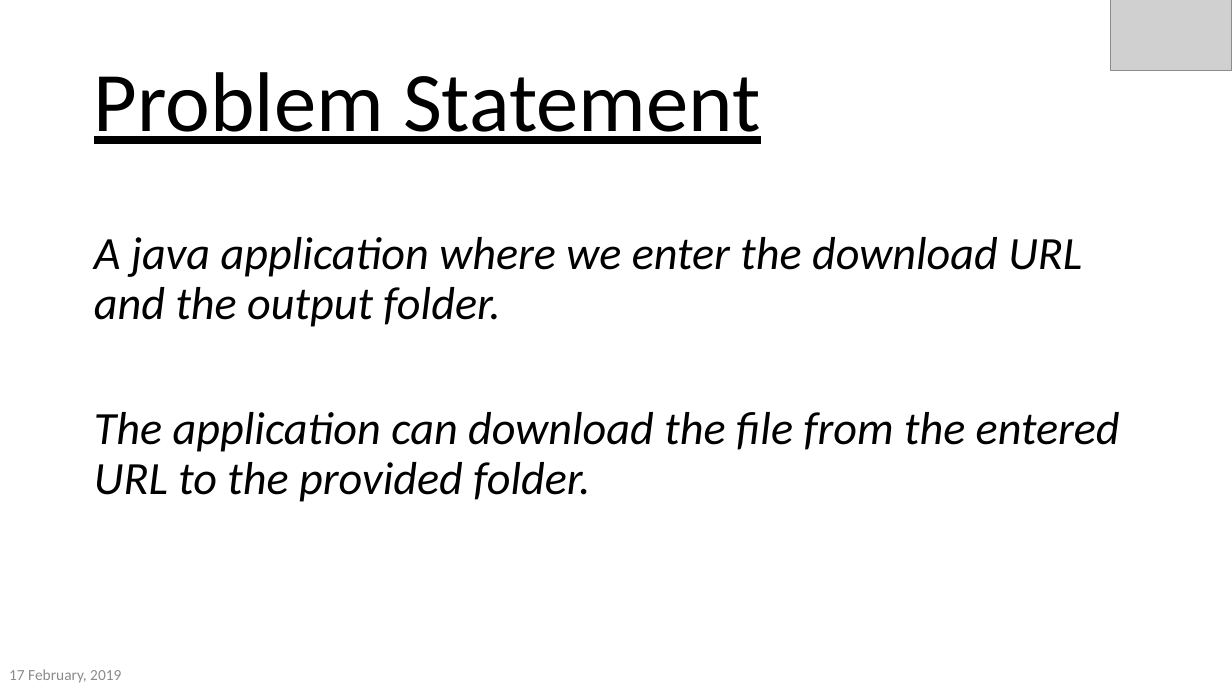
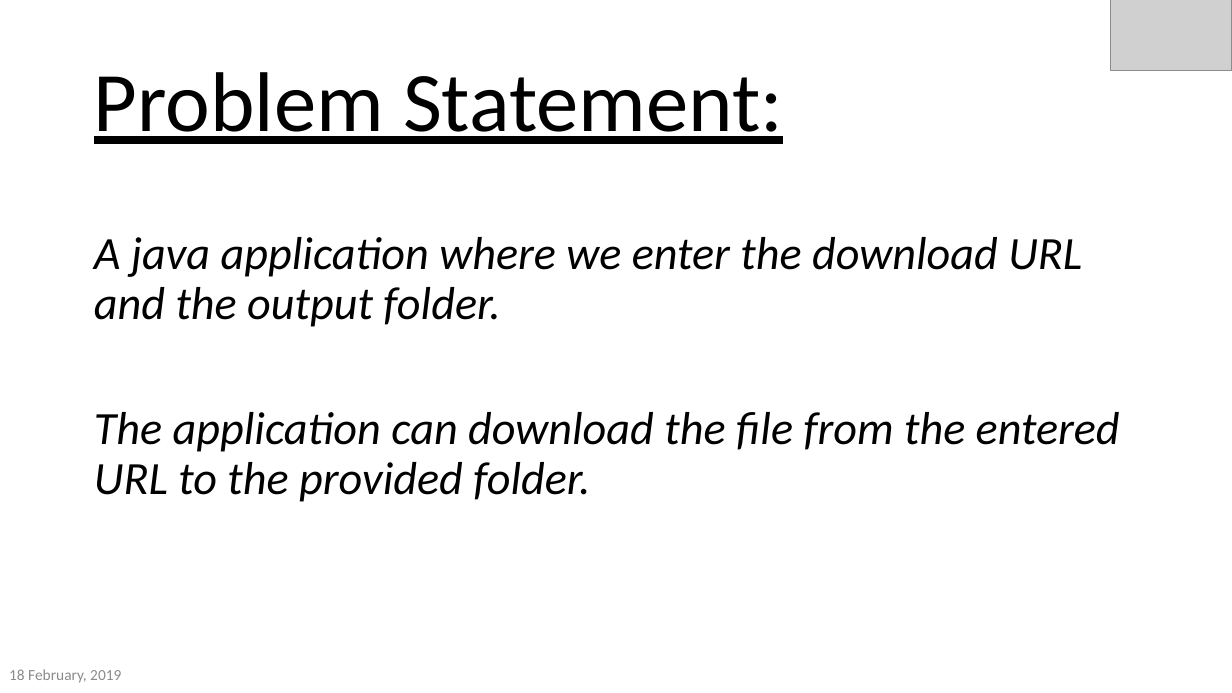
Before and after one commit to akmak1103/DownloadManager, a slide deck: slide 3 of FinalPresentation.pptx. Drawn at 1232x693 pixels with LibreOffice and Linux fonts; fonts in the diff are those of the drawing; grey boxes stand for pictures; background and template pictures are left out. Boxes give left, top, right and bottom in pixels: in the first picture for what was removed or moved away, otherwise in the second. Text is boxed around its words. In the diff, an @@ line names an element or a change of style, - is before the commit and + after.

```diff
--- a/FinalPresentation.pptx
+++ b/FinalPresentation.pptx
@@ title at (94,72,783,144): text changed @@
-Problem Statement
+Problem Statement:
@@ text at (9,669,121,683): text changed @@
-17 February, 2019
+18 February, 2019
```
Also in this commit, not shown: 15 other slides changed, 6 slides added, 1 slide removed, 10 other files.
